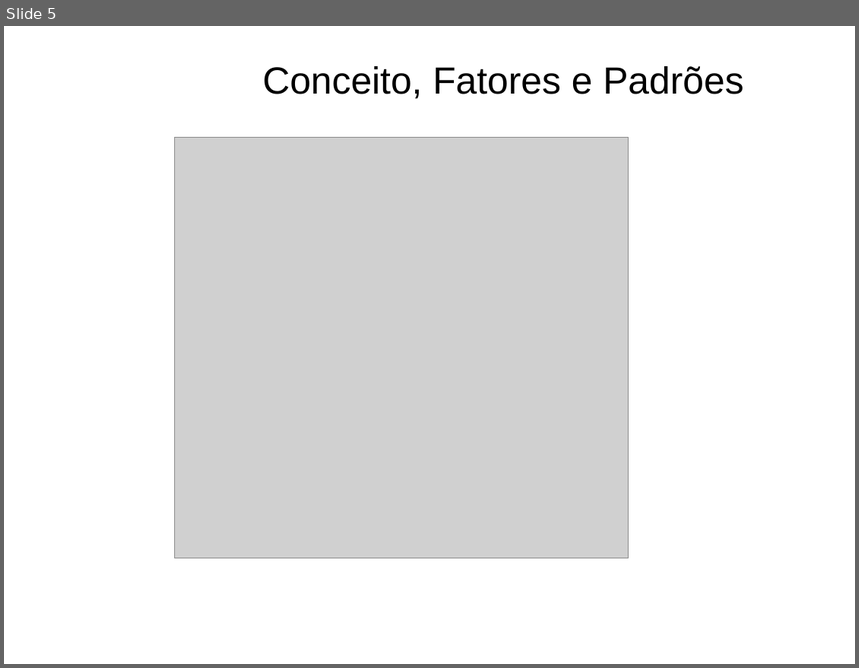
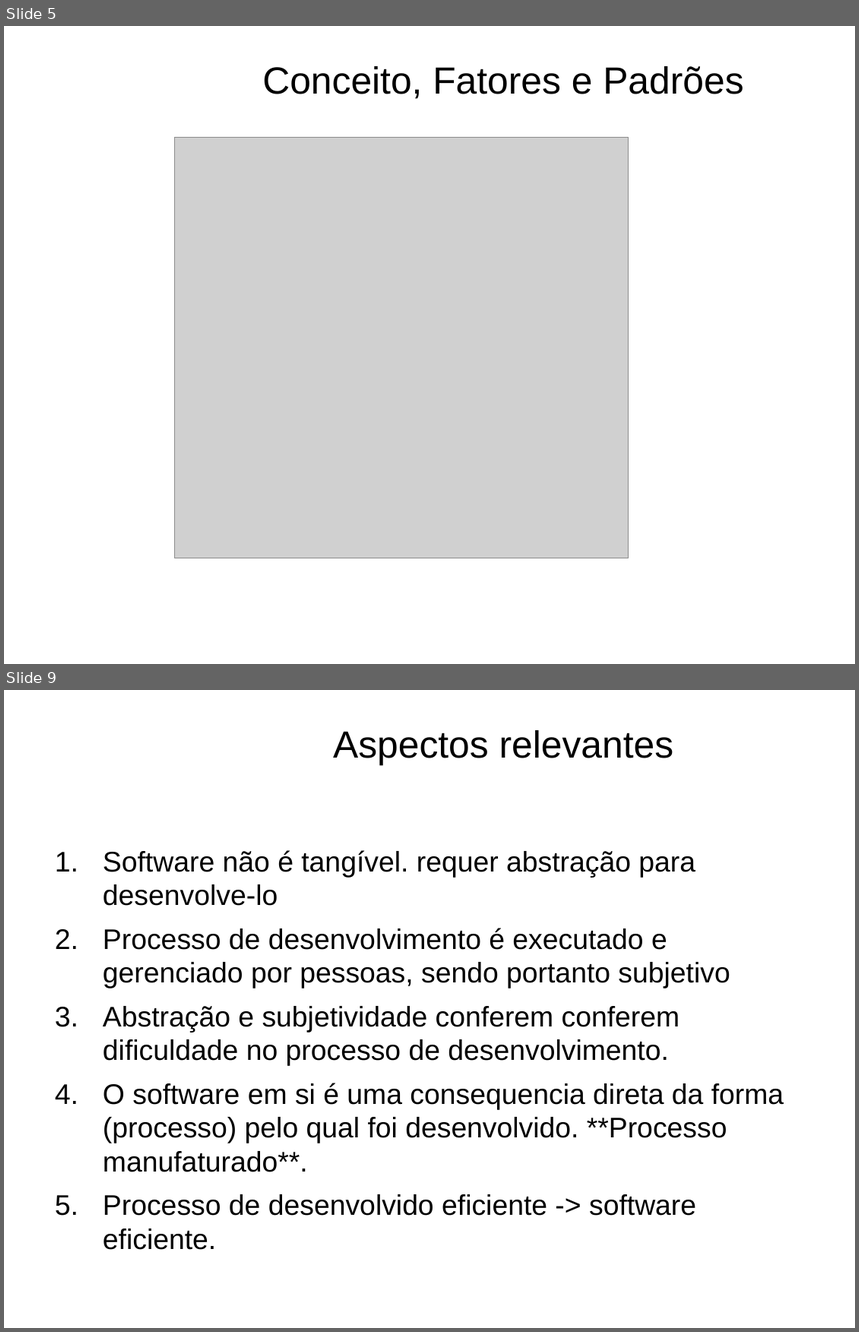
Before and after one commit to geltoncruz/-Testes-de-Software, a slide deck: ppt/01. Introdução a Qualidade de software.ppt. Shown one above the other, each under a label of ours: slide 5 before the commit, slides 5 and 9 after it; the slides between them are not shown. The pictures are 859x668 and 859x1332 pixels, drawn with LibreOffice and Linux fonts; fonts in the diff are those of the drawing; grey boxes stand for pictures; background and template pictures are left out. Boxes give left, top, right and bottom in pixels: in the first picture for what was removed or moved away, otherwise in the second. Text is boxed around its words. In the diff, an @@ line names an element or a change of style, - is before the commit and + after.

Commit message:
Pdf 01 - introducao a fundamentos de qualidade de software

```diff
--- a/ppt/01. Introdução a Qualidade de software.ppt
+++ b/ppt/01. Introdução a Qualidade de software.ppt
@@ slide 9 added at (x1=4, y1=690, x2=855, y2=1328), background picture (left out) @@
@@ title added at (x1=333, y1=730, x2=674, y2=765), 32 pt, text #000000 @@
+Aspectos relevantes
@@ text added at (x1=103, y1=850, x2=784, y2=1250), 24 pt, text #000000 @@
+1. Software não é tangível. requer abstração para desenvolve-lo
+2. Processo de desenvolvimento é executado e gerenciado por pessoas, sendo portanto subjetivo
+3. Abstração e subjetividade conferem conferem dificuldade no processo de desenvolvimento.
+4. O software em si é uma consequencia direta da forma (processo) pelo qual foi desenvolvido. **Processo manufaturado**.
+5. Processo de desenvolvido eficiente -> software eficiente.
```
Also in this commit, not shown: 20 other slides added, 1 slide removed, 2 other files.
